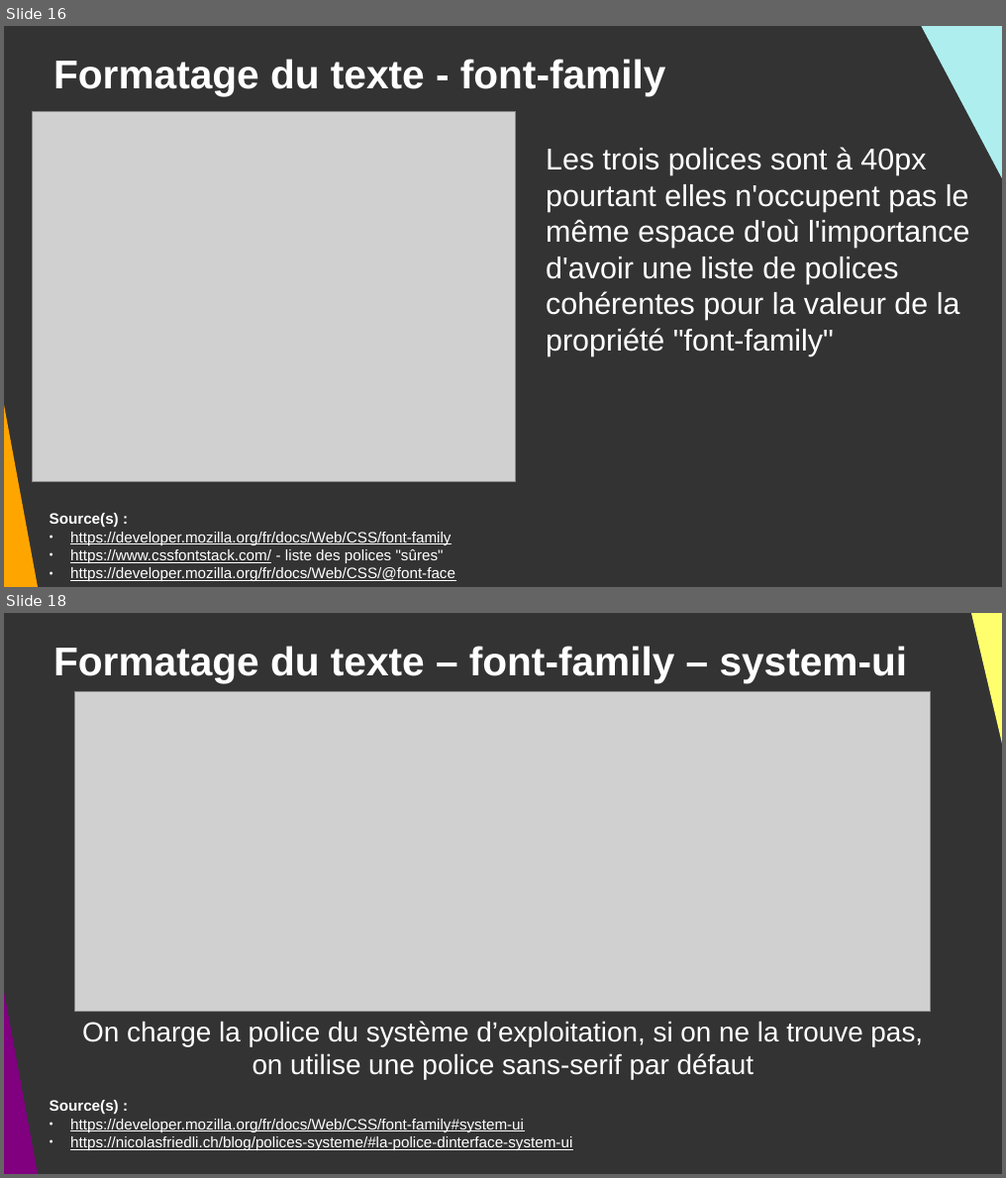
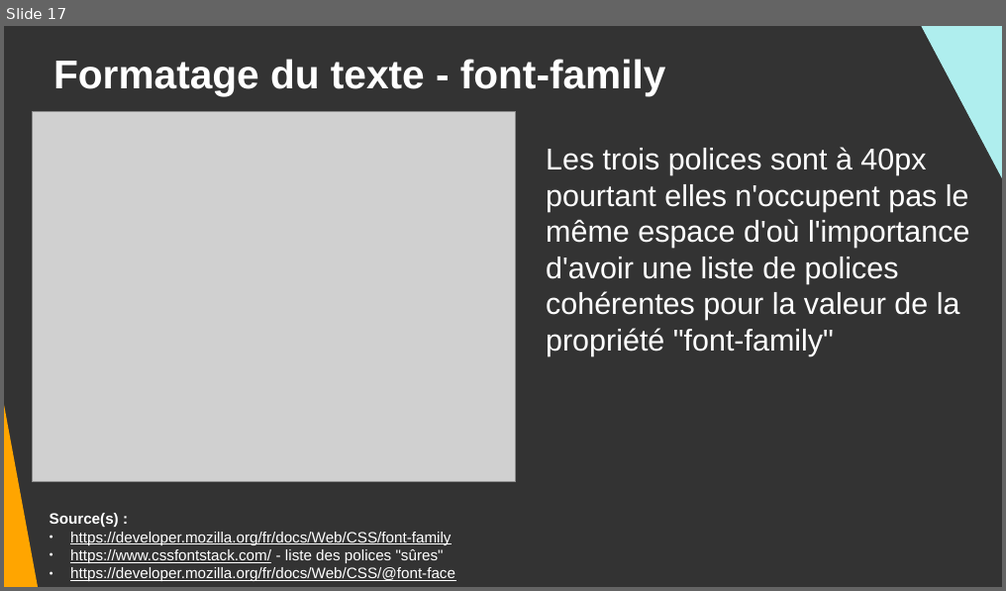
Before and after one commit to DanYellow/cours, a slide deck: integration-web-s1/travaux-pratiques/numero-4/presentation.odp. Shown one above the other, each under a label of ours: slides 16 and 18 before the commit, slide 17 after it; the slides between them are not shown. The pictures are 1006x1178 and 1006x591 pixels, drawn with LibreOffice and Linux fonts; fonts in the diff are those of the drawing; grey boxes stand for pictures. Boxes give left, top, right and bottom in pixels: in the first picture for what was removed or moved away, otherwise in the second. Text is boxed around its words. In the diff, an @@ line names an element or a change of style, - is before the commit and + after.

```diff
--- a/integration-web-s1/travaux-pratiques/numero-4/presentation.odp
+++ b/integration-web-s1/travaux-pratiques/numero-4/presentation.odp
@@ slide 18 removed at (4, 613, 1002, 1174), background #333333 @@
@@ right triangle removed at (966, 613, 1002, 882) @@
@@ title removed at (54, 646, 908, 682) @@
-Formatage du texte – font-family – system-ui
@@ right triangle removed at (4, 698, 41, 1174) @@
@@ picture removed at (75, 692, 932, 1012) @@
@@ title removed at (82, 1021, 923, 1080) @@
-On charge la police du système d’exploitation, si on ne la trouve pas, on utilise une police sans-serif par défaut
@@ text removed at (50, 1100, 572, 1151) @@
-Source(s) :
-● https://developer.mozilla.org/fr/docs/Web/CSS/font-family#system-ui
-● https://nicolasfriedli.ch/blog/polices-systeme/#la-police-dinterface-system-ui
@@ what was slide 16 is now slide 17 @@
```
Also in this commit, not shown: 6 slides changed, 1 other file.
